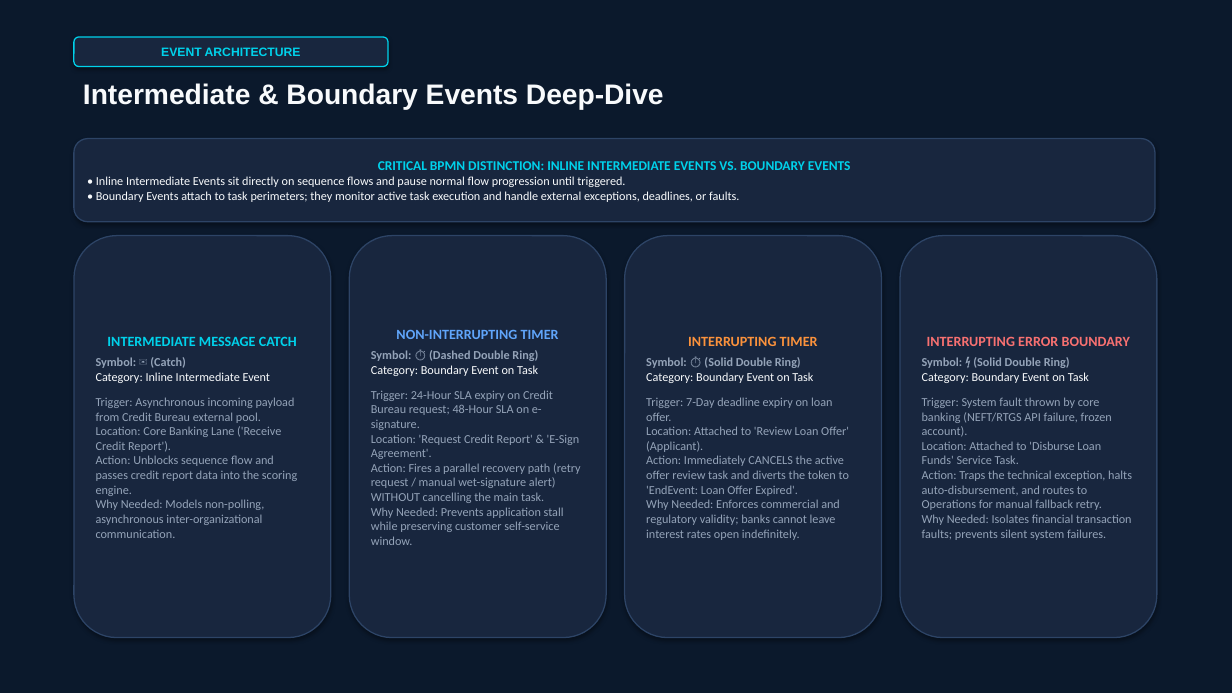
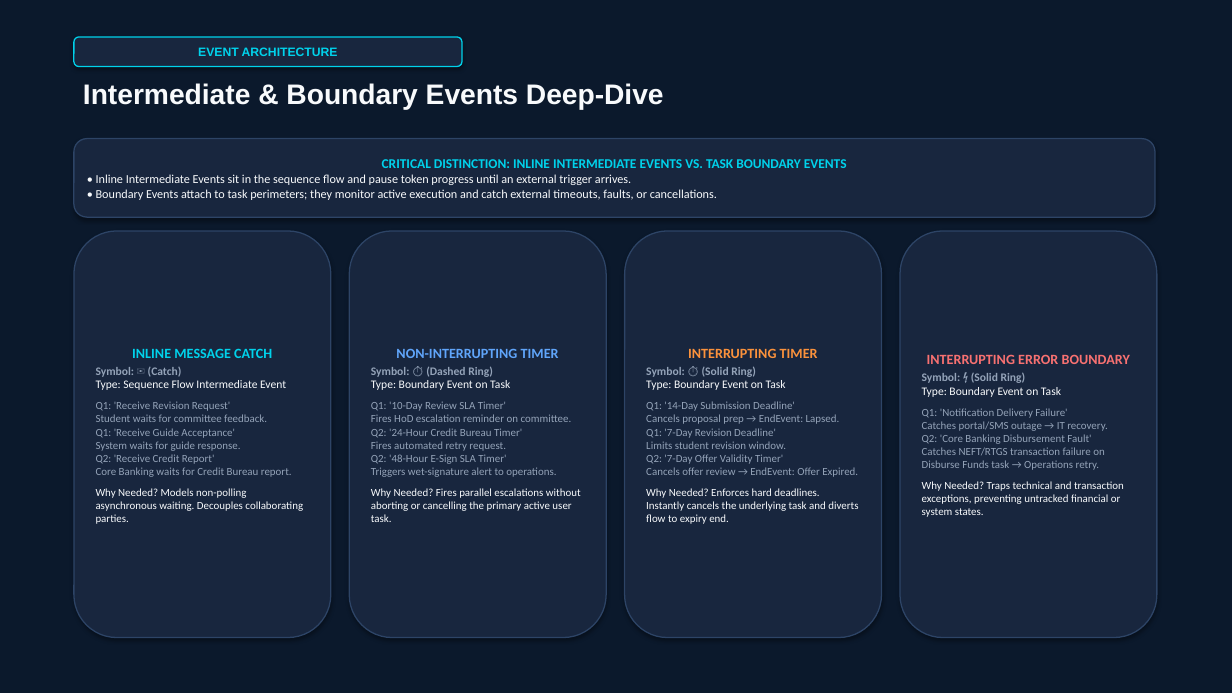
Before and after one commit to Mayank-web717/Workflow-Assignment-3, a slide deck: slide 7 of Presentation/BPMN_Project_Presentation.pptx (slide 6 before the commit). Drawn at 1232x693 pixels with LibreOffice and Linux fonts; fonts in the diff are those of the drawing. Boxes give left, top, right and bottom in pixels: in the first picture for what was removed or moved away, otherwise in the second. Text is boxed around its words. In the diff, an @@ line names an element or a change of style, - is before the commit and + after.

```diff
--- a/Presentation/BPMN_Project_Presentation.pptx
+++ b/Presentation/BPMN_Project_Presentation.pptx
@@ rounded rectangle "EVENT ARCHITECTURE": place and size @@
-rounded rectangle "EVENT ARCHITECTURE" at (74, 37, 388, 67)
+rounded rectangle "EVENT ARCHITECTURE" at (74, 37, 462, 67)
@@ rounded rectangle "CRITICAL DISTINCTION: INLINE INTERMEDIATE EVENTS ...": place and size @@
-rounded rectangle "CRITICAL DISTINCTION: INLINE INTERMEDIATE EVENTS ..." at (74, 139, 1155, 222)
+rounded rectangle "CRITICAL DISTINCTION: INLINE INTERMEDIATE EVENTS ..." at (74, 139, 1155, 217)
@@ text in rounded rectangle at (96, 159, 847, 200): text changed @@
-CRITICAL BPMN DISTINCTION: INLINE INTERMEDIATE EVENTS VS. BOUNDARY EVENTS
-• Inline Intermediate Events sit directly on sequence flows and pause normal flow progression until triggered.
-• Boundary Events attach to task perimeters; they monitor active task execution and handle external exceptions, deadlines, or faults.
+CRITICAL DISTINCTION: INLINE INTERMEDIATE EVENTS VS. TASK BOUNDARY EVENTS
+• Inline Intermediate Events sit in the sequence flow and pause token progress until an external trigger arrives.
+• Boundary Events attach to task perimeters; they monitor active execution and catch external timeouts, faults, or cancellations.
@@ rounded rectangle "INLINE MESSAGE CATCH": place and size @@
-rounded rectangle "INLINE MESSAGE CATCH" at (74, 236, 331, 638)
+rounded rectangle "INLINE MESSAGE CATCH" at (74, 231, 331, 638)
@@ rounded rectangle "NON-INTERRUPTING TIMER": place and size @@
-rounded rectangle "NON-INTERRUPTING TIMER" at (349, 236, 606, 638)
+rounded rectangle "NON-INTERRUPTING TIMER" at (349, 231, 606, 638)
@@ rounded rectangle "INTERRUPTING TIMER": place and size @@
-rounded rectangle "INTERRUPTING TIMER" at (625, 236, 882, 638)
+rounded rectangle "INTERRUPTING TIMER" at (625, 231, 882, 638)
@@ rounded rectangle "INTERRUPTING ERROR BOUNDARY": place and size @@
-rounded rectangle "INTERRUPTING ERROR BOUNDARY" at (900, 236, 1157, 638)
+rounded rectangle "INTERRUPTING ERROR BOUNDARY" at (900, 231, 1157, 638)
@@ text in rounded rectangle at (132, 348, 272, 358): text changed @@
-INTERMEDIATE MESSAGE CATCH
+INLINE MESSAGE CATCH
@@ text in rounded rectangle at (396, 348, 559, 358): less space between paragraphs @@
@@ text in rounded rectangle at (688, 348, 818, 358): less space between paragraphs @@
@@ text in rounded rectangle at (927, 354, 1130, 364): less space between paragraphs @@
@@ text in rounded rectangle at (96, 380, 303, 524): text changed; size 9.5 to 8.5 pt @@
-Category: Inline Intermediate Event
-Trigger: Asynchronous incoming payload from Credit Bureau external pool.
-Location: Core Banking Lane ('Receive Credit Report').
-Action: Unblocks sequence flow and passes credit report data into the scoring engine.
-Why Needed: Models non-polling, asynchronous inter-organizational communication.
+Type: Sequence Flow Intermediate Event
+Q1: 'Receive Revision Request'
+Student waits for committee feedback.
+Q1: 'Receive Guide Acceptance'
+System waits for guide response.
+Q2: 'Receive Credit Report'
+Core Banking waits for Credit Bureau report.
+Why Needed? Models non-polling asynchronous waiting. Decouples collaborating parties.
@@ text in rounded rectangle at (96, 367, 182, 377): size 9.5 to 9 pt in "Symbol: ✉️ (Catch)" @@
@@ text in rounded rectangle at (371, 366, 581, 522): text changed; size 9.5 to 8.5 pt @@
-Symbol: ⏱️ (Dashed Double Ring)
-Category: Boundary Event on Task
-Trigger: 24-Hour SLA expiry on Credit Bureau request; 48-Hour SLA on e-signature.
-Location: 'Request Credit Report' & 'E-Sign Agreement'.
-Action: Fires a parallel recovery path (retry request / manual wet-signature alert) WITHOUT cancelling the main task.
-Why Needed: Prevents application stall while preserving customer self-service window.
+Symbol: ⏱️ (Dashed Ring)
+Type: Boundary Event on Task
+Q1: '10-Day Review SLA Timer'
+Fires HoD escalation reminder on committee.
+Q2: '24-Hour Credit Bureau Timer'
+Fires automated retry request.
+Q2: '48-Hour E-Sign SLA Timer'
+Triggers wet-signature alert to operations.
+Why Needed? Fires parallel escalations without aborting or cancelling the primary active user task.
@@ text in rounded rectangle at (646, 366, 858, 524): text changed; size 9.5 to 8.5 pt @@
-Symbol: ⏱️ (Solid Double Ring)
-Category: Boundary Event on Task
-Trigger: 7-Day deadline expiry on loan offer.
-Location: Attached to 'Review Loan Offer' (Applicant).
-Action: Immediately CANCELS the active offer review task and diverts the token to 'EndEvent: Loan Offer Expired'.
-Why Needed: Enforces commercial and regulatory validity; banks cannot leave interest rates open indefinitely.
+Symbol: ⏱️ (Solid Ring)
+Type: Boundary Event on Task
+Q1: '14-Day Submission Deadline'
+Cancels proposal prep → EndEvent: Lapsed.
+Q1: '7-Day Revision Deadline'
+Limits student revision window.
+Q2: '7-Day Offer Validity Timer'
+Cancels offer review → EndEvent: Offer Expired.
+Why Needed? Enforces hard deadlines. Instantly cancels the underlying task and diverts flow to expiry end.
@@ text in rounded rectangle at (922, 373, 1124, 517): text changed; size 9.5 to 8.5 pt @@
-Symbol: ⚡ (Solid Double Ring)
-Category: Boundary Event on Task
-Trigger: System fault thrown by core banking (NEFT/RTGS API failure, frozen account).
-Location: Attached to 'Disburse Loan Funds' Service Task.
-Action: Traps the technical exception, halts auto-disbursement, and routes to Operations for manual fallback retry.
-Why Needed: Isolates financial transaction faults; prevents silent system failures.
+Symbol: ⚡ (Solid Ring)
+Type: Boundary Event on Task
+Q1: 'Notification Delivery Failure'
+Catches portal/SMS outage → IT recovery.
+Q2: 'Core Banking Disbursement Fault'
+Catches NEFT/RTGS transaction failure on Disburse Funds task → Operations retry.
+Why Needed? Traps technical and transaction exceptions, preventing untracked financial or system states.
```
Also in this commit, not shown: 6 other slides changed, 7 slides added, 5 slides removed, 6 other files.
